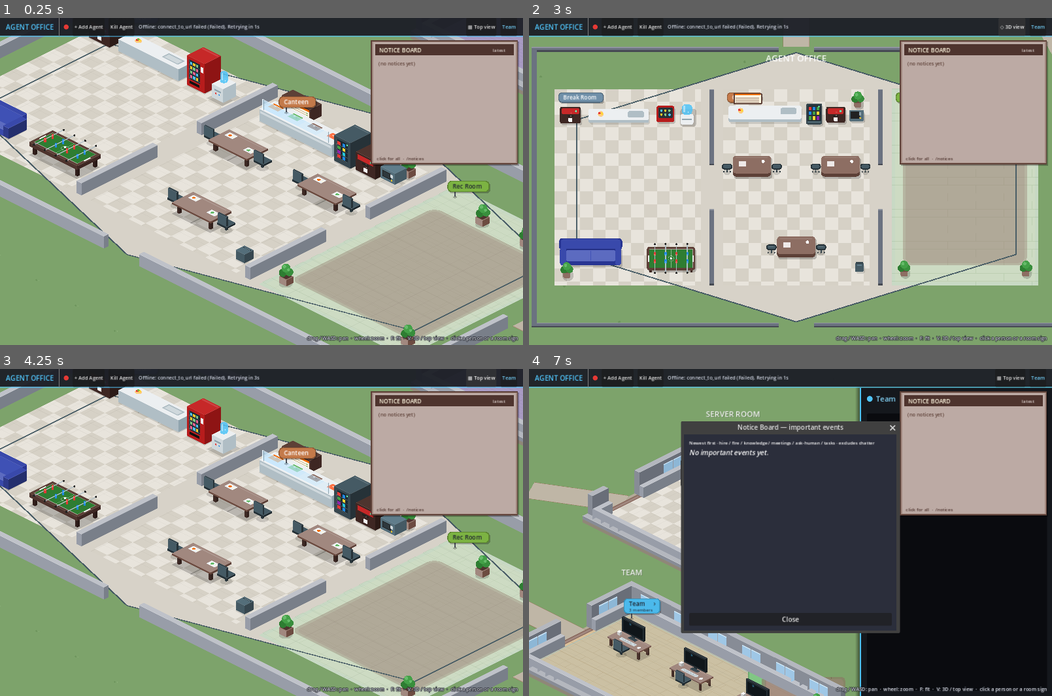
Above: before the commit, frames 1-4 (two rows, left to right).
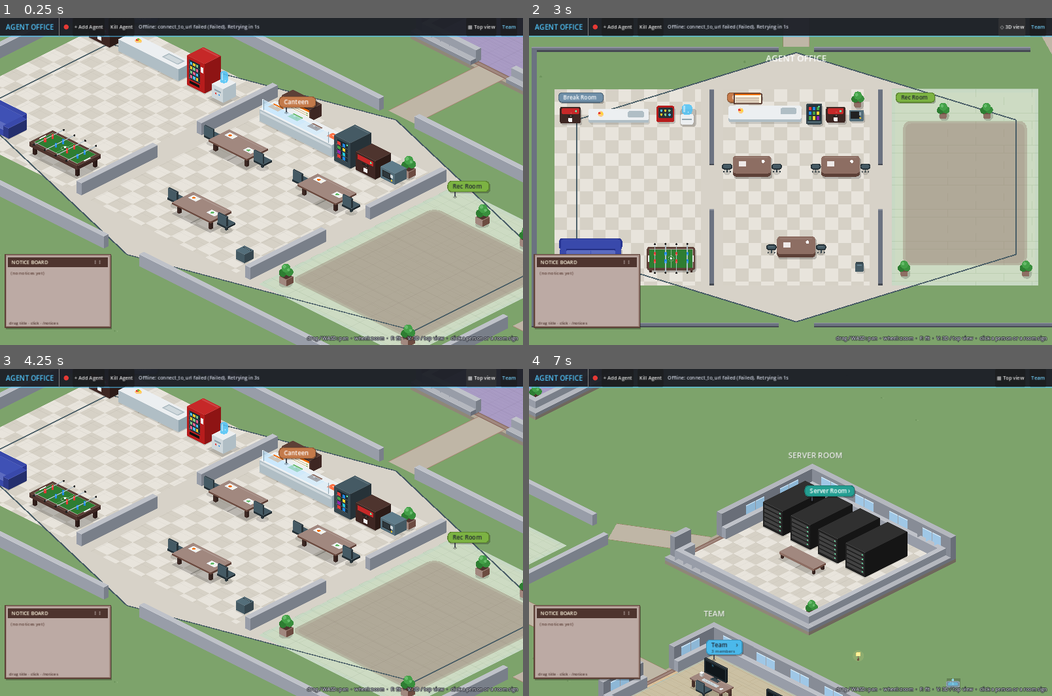
Above: after the commit, the same moments.

Repository: pvella/agentic-corporation
Game: Godot game, scene res://Main.tscn
Two runs of this game, one before a commit and one after it. Both use one fixed random seed, a clock stepped at 60 frames per second and the inputs below.
Inputs (mouse positions are in pixels of both pictures, inside the frame that each line leads up to):
- Up to frame 1 (0.25 s): no input
- Up to frame 2 (3 s): click "+ Add Agent" at 0.5 s; click (790, 83) at 1.27 s; type "Alex" at 1.35 s; click "Kill Agent" at 2 s; click "▦ Top view" at 2.75 s
- Up to frame 3 (4.25 s): click "◇ 3D view" at 3.5 s
- Up to frame 4 (7 s): click "Team" at 4.25 s; click "X" at 5 s; tap A at 5.75, 6.5 s; drag from (753, 369) to (659, 486) at 5.77 s; drag from (691, 473) to (774, 516) at 6.52 s

The runs differ from the first frame. In frame 1, 14% of the frame differs, in the area x 0-100%, y 6-96%; in frame 2, 13%; in frame 3, 14%; in frame 4, 70%, in the area x 0-100%, y 5-100%.

Commit message:
Make Notice Board smaller, draggable, start bottom-left
Paul: smaller so it doesn't fight the chat, moveable, start bottom-left.
260px wide, 5 compact cards at 11px. Drag the title bar; position is
clamped to the viewport and saved in user://agent_office.cfg. Full-list
popup opens on the left so the right-side terminal stays readable.

Diff:
--- a/Main.gd
+++ b/Main.gd
@@ -1406,7 +1406,7 @@
 
 
 func _place_notice_board() -> void:
-	## Fixed top-right HUD panel (below TopBar). No walkmesh / door / hex changes.
+	## Compact draggable HUD panel (defaults bottom-left). No walkmesh / door / hex changes.
 	if _notice_board and is_instance_valid(_notice_board):
 		_notice_board.queue_free()
 		_notice_board = null
--- a/NoticeBoard.gd
+++ b/NoticeBoard.gd
@@ -1,25 +1,34 @@
-## Screen-space Notice Board HUD: fixed top-right panel (CanvasLayer/HUD child).
-## Pins the latest important events; click opens the full scrollable list.
-## Does not touch walkmesh, doors, or the world layout.
+## Screen-space Notice Board HUD: compact, draggable panel (HUD child).
+## Defaults to bottom-left so it stays clear of the right-side terminal drawer.
+## Position is remembered in user://agent_office.cfg. Click / /notices open the full list.
 extends Control
 
 signal open_requested
 
 const NoticesScript := preload("res://Notices.gd")
-
-const PANEL_W := 360.0
-const MARGIN_RIGHT := 12.0
-const MARGIN_TOP := 54.0  ## below the 46px TopBar + small gap
-const HEADER_H := 28.0
-const CARD_H := 30.0
-const CARD_GAP := 3.0
-const FOOTER_H := 22.0
-const PAD := 10.0
+const SETTINGS_PATH := "user://agent_office.cfg"
+const SETTINGS_SECTION := "notice_board"
+
+const PANEL_W := 260.0
+const PIN_COUNT := 5
+const MARGIN := 12.0
+const BOTTOM_UI := 30.0  ## leave room for BottomBar counts/hint
+const TOP_UI := 48.0  ## leave room for TopBar
+const HEADER_H := 24.0
+const CARD_H := 22.0
+const CARD_GAP := 2.0
+const FOOTER_H := 18.0
+const PAD := 8.0
+const FONT_SIZE := 11
+const TITLE_FONT := 12
 
 var store: RefCounted = null  ## Notices
 var _font: Font
 var _panel: Window = null
 var _list: RichTextLabel = null
+var _dragging := false
+var _drag_grab := Vector2.ZERO
+var _pos_loaded := false
 
 
 func setup(notices: RefCounted) -> void:
@@ -27,36 +36,117 @@
 	_font = ThemeDB.fallback_font
 	mouse_filter = Control.MOUSE_FILTER_STOP
 	focus_mode = Control.FOCUS_NONE
-	_anchor_top_right()
+	_apply_default_size()
+	if not _pos_loaded:
+		_load_or_default_position()
+		_pos_loaded = true
 	if store and store.has_signal("changed") and not store.changed.is_connected(_on_store_changed):
 		store.changed.connect(_on_store_changed)
+	if not get_viewport().size_changed.is_connected(_on_viewport_resized):
+		get_viewport().size_changed.connect(_on_viewport_resized)
 	queue_redraw()
-	tooltip_text = "Notice Board — click for all · /notices"
-
-
-func _anchor_top_right() -> void:
-	var pins := NoticesScript.BOARD_PIN_COUNT
-	var body_h := float(pins) * (CARD_H + CARD_GAP) - CARD_GAP
-	var total_h := PAD + HEADER_H + 6.0 + body_h + FOOTER_H + PAD
-	set_anchors_preset(Control.PRESET_TOP_RIGHT)
-	offset_left = -(PANEL_W + MARGIN_RIGHT)
-	offset_top = MARGIN_TOP
-	offset_right = -MARGIN_RIGHT
-	offset_bottom = MARGIN_TOP + total_h
+	tooltip_text = "Notice Board — drag title to move · click body for all · /notices"
+
+
+func _apply_default_size() -> void:
+	var body_h := float(PIN_COUNT) * (CARD_H + CARD_GAP) - CARD_GAP
+	var total_h := PAD + HEADER_H + 4.0 + body_h + FOOTER_H + PAD
 	custom_minimum_size = Vector2(PANEL_W, total_h)
 	size = Vector2(PANEL_W, total_h)
+	# Free-floating; anchors at top-left so position = absolute screen coords.
+	set_anchors_preset(Control.PRESET_TOP_LEFT)
+	grow_horizontal = Control.GROW_DIRECTION_END
+	grow_vertical = Control.GROW_DIRECTION_END
+
+
+func _default_bottom_left() -> Vector2:
+	var vp := get_viewport().get_visible_rect().size
+	var x := MARGIN
+	var y := vp.y - size.y - BOTTOM_UI - MARGIN
+	return _clamp_pos(Vector2(x, y))
+
+
+func _load_or_default_position() -> void:
+	var cfg := ConfigFile.new()
+	var loaded := false
+	if cfg.load(SETTINGS_PATH) == OK and cfg.has_section_key(SETTINGS_SECTION, "x"):
+		var x := float(cfg.get_value(SETTINGS_SECTION, "x", -1))
+		var y := float(cfg.get_value(SETTINGS_SECTION, "y", -1))
+		if x >= 0.0 and y >= 0.0:
+			position = _clamp_pos(Vector2(x, y))
+			loaded = true
+	if not loaded:
+		# Bottom-left: clear of the right-side terminal drawer (470px) and above BottomBar.
+		position = _default_bottom_left()
+
+
+func _save_position() -> void:
+	var cfg := ConfigFile.new()
+	cfg.load(SETTINGS_PATH)
+	cfg.set_value(SETTINGS_SECTION, "x", position.x)
+	cfg.set_value(SETTINGS_SECTION, "y", position.y)
+	cfg.save(SETTINGS_PATH)
+
+
+func _clamp_pos(p: Vector2) -> Vector2:
+	var vp := get_viewport().get_visible_rect().size
+	var max_x := maxf(MARGIN, vp.x - size.x - MARGIN)
+	var max_y := maxf(TOP_UI, vp.y - size.y - BOTTOM_UI - MARGIN)
+	return Vector2(clampf(p.x, MARGIN, max_x), clampf(p.y, TOP_UI, max_y))
+
+
+func _on_viewport_resized() -> void:
+	position = _clamp_pos(position)
+
+
+func _title_rect() -> Rect2:
+	return Rect2(PAD, PAD, size.x - PAD * 2.0, HEADER_H)
 
 
 func _gui_input(event: InputEvent) -> void:
-	if event is InputEventMouseButton and event.pressed and event.button_index == MOUSE_BUTTON_LEFT:
-		open_full_list()
-		accept_event()
+	if event is InputEventMouseButton and event.button_index == MOUSE_BUTTON_LEFT:
+		var local := (event as InputEventMouseButton).position
+		if event.pressed:
+			if _title_rect().has_point(local):
+				_dragging = true
+				_drag_grab = get_global_mouse_position() - global_position
+				modulate = Color(1.08, 1.08, 1.05, 1.0)
+				accept_event()
+				return
+			# Body click → expand
+			open_full_list()
+			accept_event()
+		else:
+			if _dragging:
+				_end_drag()
+				accept_event()
+
+
+func _input(event: InputEvent) -> void:
+	# Keep dragging even when the cursor leaves the panel.
+	if not _dragging:
+		return
+	if event is InputEventMouseMotion:
+		position = _clamp_pos(get_global_mouse_position() - _drag_grab)
+		get_viewport().set_input_as_handled()
+	elif event is InputEventMouseButton and event.button_index == MOUSE_BUTTON_LEFT and not event.pressed:
+		_end_drag()
+		get_viewport().set_input_as_handled()
+
+
+func _end_drag() -> void:
+	if not _dragging:
+		return
+	_dragging = false
+	modulate = Color.WHITE
+	position = _clamp_pos(position)
+	_save_position()
 
 
 func _notification(what: int) -> void:
-	if what == NOTIFICATION_MOUSE_ENTER:
-		modulate = Color(1.06, 1.06, 1.04, 1.0)
-	elif what == NOTIFICATION_MOUSE_EXIT:
+	if what == NOTIFICATION_MOUSE_ENTER and not _dragging:
+		modulate = Color(1.05, 1.05, 1.03, 1.0)
+	elif what == NOTIFICATION_MOUSE_EXIT and not _dragging:
 		modulate = Color.WHITE
 
 
@@ -68,21 +158,18 @@
 
 func _draw() -> void:
 	var box := Rect2(Vector2.ZERO, size)
-	# Drop shadow
-	draw_rect(Rect2(box.position + Vector2(3, 4), box.size), Color(0, 0, 0, 0.28))
-	# Cork frame
+	draw_rect(Rect2(box.position + Vector2(2, 3), box.size), Color(0, 0, 0, 0.28))
 	draw_rect(box, Color("#5d4037"))
-	draw_rect(box.grow(-3), Color("#a1887f"))
-	draw_rect(box.grow(-5), Color("#bcaaa4"))
-	# Header strip
-	var header := Rect2(PAD, PAD, size.x - PAD * 2.0, HEADER_H)
+	draw_rect(box.grow(-2), Color("#a1887f"))
+	draw_rect(box.grow(-4), Color("#bcaaa4"))
+	var header := _title_rect()
 	draw_rect(header, Color("#4e342e"))
+	# Drag affordance dots on the title bar
 	if _font:
-		draw_string(_font, header.position + Vector2(10, 20), "NOTICE BOARD", HORIZONTAL_ALIGNMENT_LEFT, -1, 14, Color("#fff8e1"))
-		draw_string(_font, Vector2(header.end.x - 52, header.position.y + 19), "latest", HORIZONTAL_ALIGNMENT_LEFT, -1, 11, Color("#d7ccc8"))
-	# Pins
-	var pins: Array = store.latest(NoticesScript.BOARD_PIN_COUNT) if store else []
-	var y := header.end.y + 6.0
+		draw_string(_font, header.position + Vector2(8, 16), "NOTICE BOARD", HORIZONTAL_ALIGNMENT_LEFT, -1, TITLE_FONT, Color("#fff8e1"))
+		draw_string(_font, Vector2(header.end.x - 36, header.position.y + 15), "⋮⋮", HORIZONTAL_ALIGNMENT_LEFT, -1, 11, Color("#d7ccc8"))
+	var pins: Array = store.latest(PIN_COUNT) if store else []
+	var y := header.end.y + 4.0
 	for i in pins.size():
 		var e: Dictionary = pins[i]
 		var card := Rect2(PAD, y, size.x - PAD * 2.0, CARD_H)
@@ -90,37 +177,35 @@
 		var pending := bool(e.get("pending", false))
 		var bg := Color("#efebe9") if not pending else Color("#fff3e0")
 		draw_rect(card, bg)
-		draw_rect(Rect2(card.position.x, card.position.y, 4, card.size.y), col)
-		draw_circle(Vector2(card.position.x + 12, card.position.y + 8), 2.4, col)
+		draw_rect(Rect2(card.position.x, card.position.y, 3, card.size.y), col)
+		draw_circle(Vector2(card.position.x + 9, card.position.y + 6), 1.8, col)
 		var tstr: String = ""
 		if store and store.has_method("format_time"):
 			tstr = str(store.format_time(float(e.get("ts", 0))))
 		var icon := str(e.get("icon", "•"))
 		var title := str(e.get("title", ""))
-		# Fit roughly to panel width (~28 chars at 12px in 360w)
-		if title.length() > 28:
-			title = title.left(27) + "…"
-		var line := "%s  %s  %s" % [tstr, icon, title]
+		if title.length() > 22:
+			title = title.left(21) + "…"
+		var line := "%s %s %s" % [tstr, icon, title]
 		if _font:
 			var ink := Color("#3e2723") if not pending else Color("#e65100")
-			draw_string(_font, card.position + Vector2(20, 20), line, HORIZONTAL_ALIGNMENT_LEFT, -1, 12, ink)
+			draw_string(_font, card.position + Vector2(15, 15), line, HORIZONTAL_ALIGNMENT_LEFT, -1, FONT_SIZE, ink)
 		y += CARD_H + CARD_GAP
 	if pins.is_empty() and _font:
-		draw_string(_font, Vector2(PAD + 8, y + 18), "(no notices yet)", HORIZONTAL_ALIGNMENT_LEFT, -1, 12, Color("#5d4037"))
-	# Footer hint
+		draw_string(_font, Vector2(PAD + 6, y + 14), "(no notices yet)", HORIZONTAL_ALIGNMENT_LEFT, -1, FONT_SIZE, Color("#5d4037"))
 	if _font:
-		draw_string(_font, Vector2(PAD + 4, size.y - 10), "click for all  ·  /notices", HORIZONTAL_ALIGNMENT_LEFT, -1, 11, Color("#4e342e"))
+		draw_string(_font, Vector2(PAD + 2, size.y - 8), "drag title · click · /notices", HORIZONTAL_ALIGNMENT_LEFT, -1, 10, Color("#4e342e"))
 
 
 func open_full_list() -> void:
 	open_requested.emit()
 	if _panel and is_instance_valid(_panel):
 		_refresh_panel()
-		_panel.popup_centered()
+		_popup_away_from_terminal()
 		return
 	var win := Window.new()
 	win.title = "Notice Board — important events"
-	win.size = Vector2i(520, 480)
+	win.size = Vector2i(480, 420)
 	win.unresizable = false
 	var margin := MarginContainer.new()
 	margin.set_anchors_preset(Control.PRESET_FULL_RECT)
@@ -136,13 +221,13 @@
 	vbox.add_child(hint)
 	var scroll := ScrollContainer.new()
 	scroll.size_flags_vertical = Control.SIZE_EXPAND_FILL
-	scroll.custom_minimum_size = Vector2(480, 360)
+	scroll.custom_minimum_size = Vector2(440, 300)
 	var rtl := RichTextLabel.new()
 	rtl.bbcode_enabled = true
 	rtl.fit_content = true
 	rtl.scroll_active = false
 	rtl.size_flags_horizontal = Control.SIZE_EXPAND_FILL
-	rtl.custom_minimum_size = Vector2(460, 20)
+	rtl.custom_minimum_size = Vector2(420, 20)
 	scroll.add_child(rtl)
 	vbox.add_child(scroll)
 	var close_btn := Button.new()
@@ -156,7 +241,20 @@
 	_list = rtl
 	win.close_requested.connect(func() -> void: win.hide())
 	_refresh_panel()
-	win.popup_centered()
+	_popup_away_from_terminal()
+
+
+## Prefer left / centre-left so the right-side terminal drawer stays readable.
+func _popup_away_from_terminal() -> void:
+	if _panel == null or not is_instance_valid(_panel):
+		return
+	var vp := get_viewport().get_visible_rect().size
+	var win_size := Vector2(_panel.size)
+	# Sit on the left half, vertically centred — clear of the 470px right drawer.
+	var x := clampf(MARGIN * 2.0, MARGIN, maxf(MARGIN, vp.x * 0.5 - win_size.x * 0.5))
+	var y := clampf((vp.y - win_size.y) * 0.5, TOP_UI, maxf(TOP_UI, vp.y - win_size.y - MARGIN))
+	_panel.position = Vector2i(int(x), int(y))
+	_panel.popup()
 
 
 func _refresh_panel() -> void:
